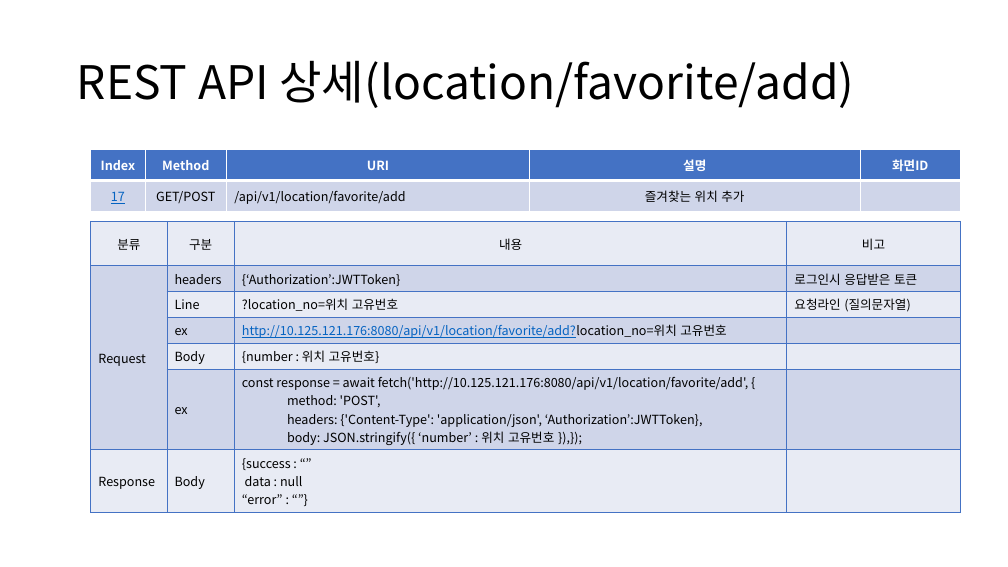
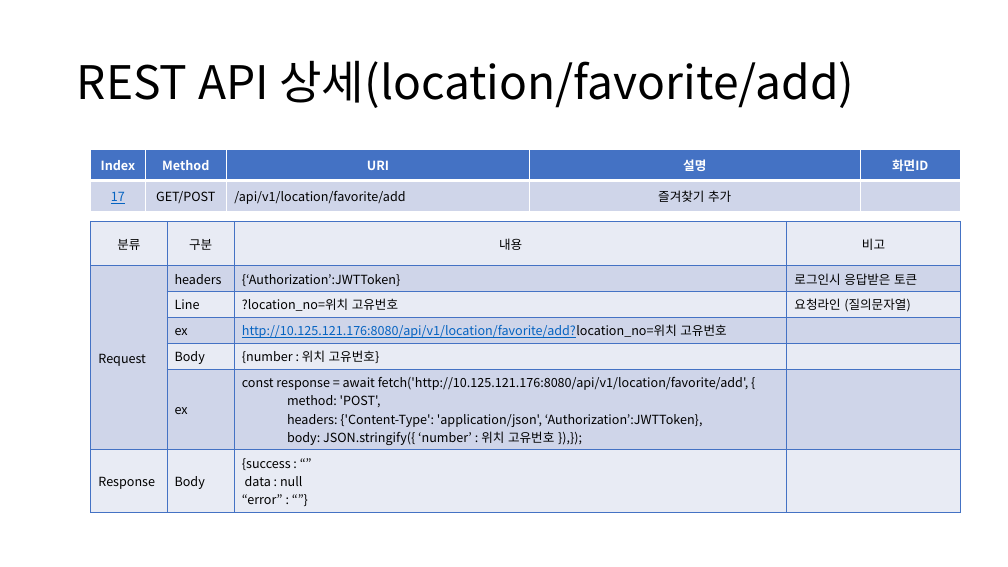
Before and after one commit to sujidaddy/workspace_miniproject, a slide deck: slide 40 of 미니프로젝트계획서제출용.pptx. Drawn at 1008x567 pixels with LibreOffice and Linux fonts; fonts in the diff are those of the drawing. Boxes give left, top, right and bottom in pixels: in the first picture for what was removed or moved away, otherwise in the second. Text is boxed around its words. In the diff, an @@ line names an element or a change of style, - is before the commit and + after.

```diff
--- a/미니프로젝트계획서제출용.pptx
+++ b/미니프로젝트계획서제출용.pptx
@@ table at [91,150,960,211] @@
-row 2, column 4: 즐겨찾는 위치 추가
+row 2, column 4: 즐겨찾기 추가
```
Also in this commit, not shown: 8 other slides changed, 1 slide added, 3 other files.
